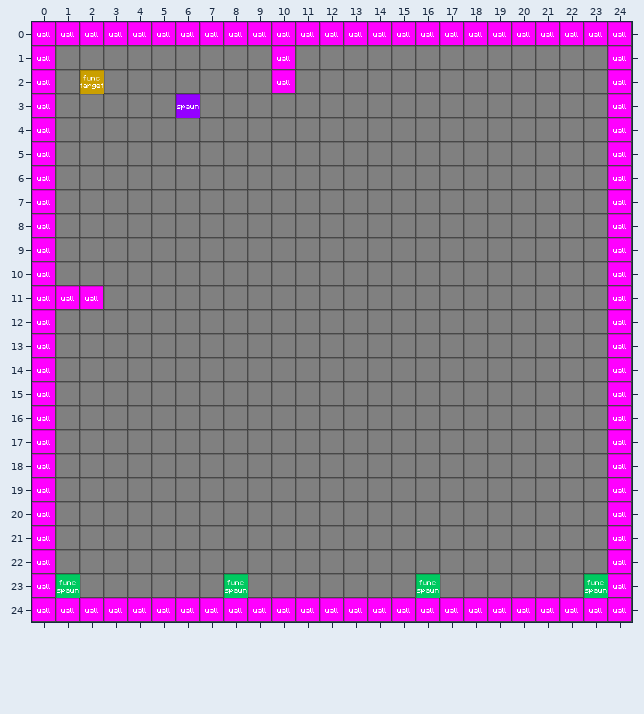
Two states of a Tiled map, assets/maps/ortho.tmx. Above: the version before the commit.
Cells are 32x32 px. Shown: x 0..24, y 0..24.
Once edited:
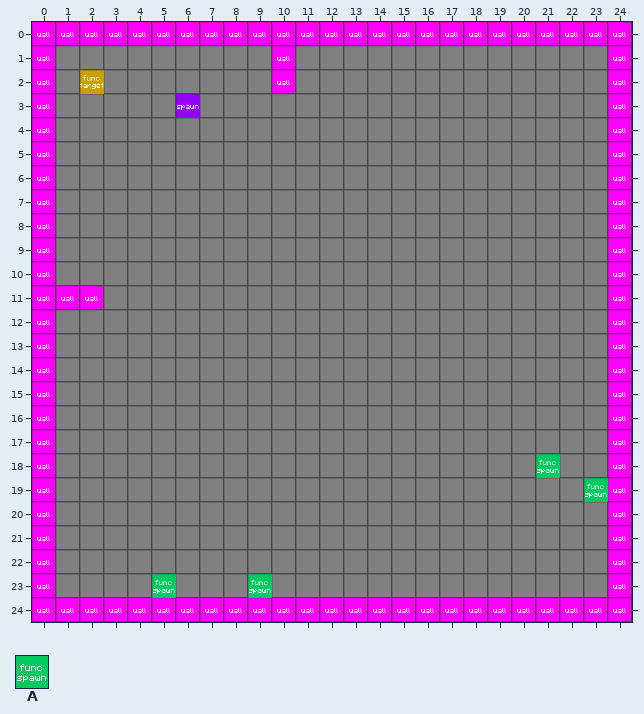
Key: from "orthotiles": A 3.
_ is an empty cell.
Changes in this commit:
Layer "Game":
There is now tile A in row 18 at x 21; in row 19 at x 23; in row 23 at x 5 and 9.
Tile A is gone in row 23 at x 1, 8, 16 and 23.
